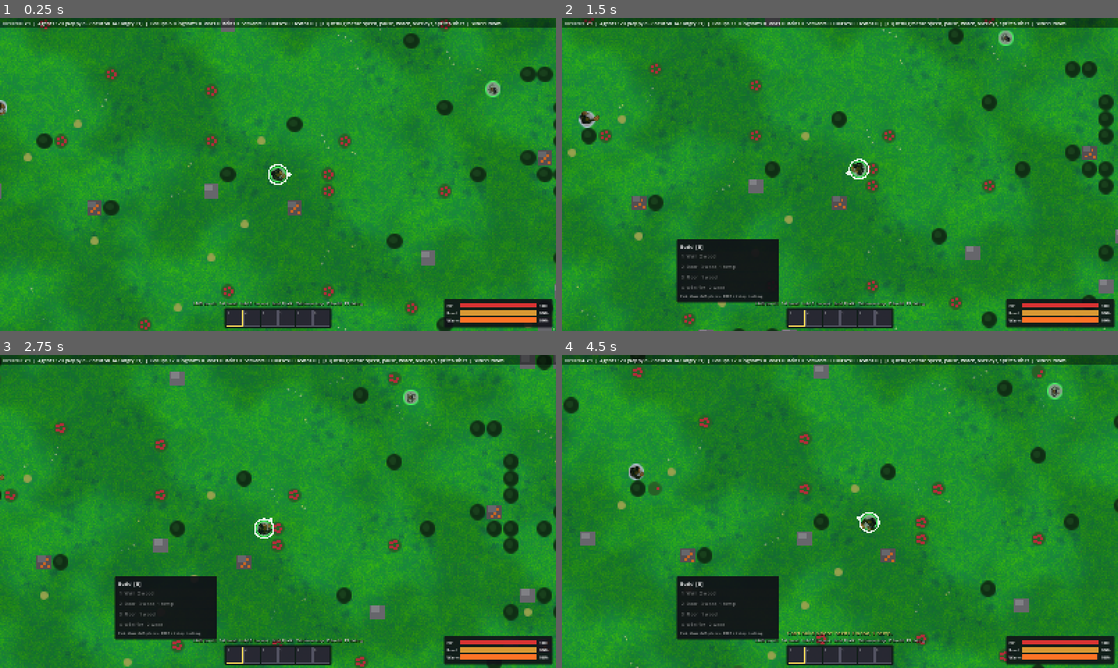
Above: before the commit, frames 1-4 (two rows, left to right).
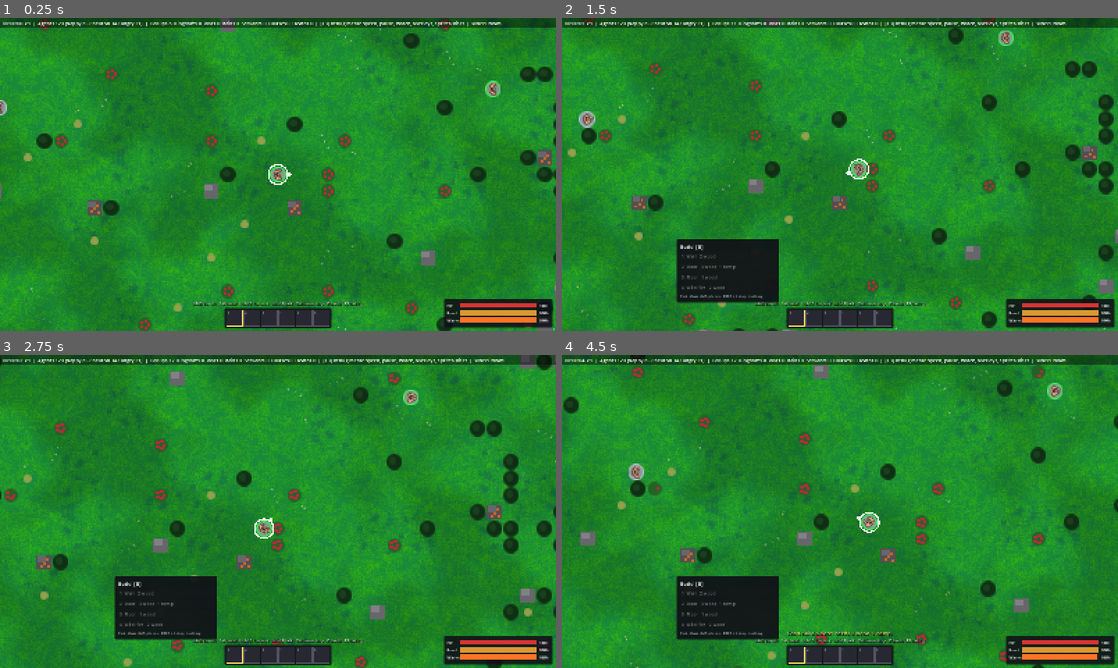
Above: after the commit, the same moments.

Repository: Blortlett/ColonySurvival
Game: Godot game, scene res://main.tscn
Same seed, same stepped clock (60 frames per second), same inputs: the game is played once before the commit and once after it.
Inputs (mouse positions are in pixels of both pictures, inside the frame that each line leads up to):
- Up to frame 1 (0.25 s): no input
- Up to frame 2 (1.5 s): tap Enter at 0.5 s; move the mouse to (962, 158) at 0.52 s; hold D 0.53-1.25 s; tap B at 0.6 s; click (962, 158) at 0.67 s; tap Space at 0.77 s; drag from (728, 190) to (812, 237) at 1.27 s
- Up to frame 3 (2.75 s): move the mouse to (333, 442) at 2.02 s; hold D from 2.03 s (still down); tap X at 2.1 s
- Up to frame 4 (4.5 s): release D at 2.75 s; drag from (812, 574) to (673, 464) at 2.77 s; move the mouse to (1006, 558) at 3.52 s; hold A 3.53-4.25 s; tap 2 at 3.6 s; tap Space at 3.77 s; drag from (673, 464) to (756, 433) at 4.27 s

The runs differ from the first frame. In frame 1, 0.2% of the frame differs, in the area x 0-90%, y 20-53%; in frame 2, 0.2%; in frame 3, 0.1%; in frame 4, 0.2%, in the area x 12-90%, y 9-57%.

Commit message:
Sprites are looking really good

Diff:
--- a/Main.gd
+++ b/Main.gd
@@ -65,6 +65,7 @@
 	_player = PlayerController.new()
 	add_child(_player)
 	player_layer.player = _player
+	_agents.player = _player
 	player_hud.player = _player
 	inv_ui.player = _player
 	_inv_ui = inv_ui
--- a/render/AgentLayer.gd
+++ b/render/AgentLayer.gd
@@ -2,7 +2,8 @@
 ## Agents as layered top-down sprites (Summer Roadmap §3), or the old discs.
 ##
 ## Sprites: legs turn to the movement direction (idle / walk / run by speed); the torso turns
-## to the facing (see facing_of) and plays idle, walk, run, attack, use, pain and death. All
+## to the facing (see facing_of) and plays idle, walk, run, attack, use, chop, pain and death;
+## a torso animation with an item (the axe in chop) draws it as a third sprite on top. All
 ## sprites are one MultiMesh over a packed atlas (SpriteAtlas, mapped in BodySets), so 120+
 ## agents cost one draw call. Under each agent a disc shows faction colour (grey if solo)
 ## with a mood rim; servant / leader pips, raider pennants, selection, path and labels draw
@@ -33,6 +34,7 @@
 const FLOATS := 16 # per instance: 2D transform 8, colour 4, custom 4
 
 var selected_id := -1
+var player: PlayerController = null # its E-harvest drives the body's use / chop (Main sets it)
 var show_labels := false
 var mode := Mode.AUTO
 var _font: Font
@@ -183,7 +185,7 @@
 	var turn := 1.0 - exp(-TURN_RATE * maxf(real_dt, anim_dt))
 	var n := World.agent_list.size()
 	var count := 0
-	_reserve((n + _corpses.size()) * 2)
+	_reserve(n * 3 + _corpses.size())
 	# Only agents on screen (plus a frame of margin) animate and draw; the rest just track
 	# position, hp and swings so nothing jumps when they come into view.
 	var view := _view
@@ -263,9 +265,9 @@
 		if torso == "":
 			if moving:
 				torso = legs
-			elif a.job and USE_JOBS.has(a.job.kind):
-				torso = "use"
 			else:
+				torso = _work_anim(a, st)
+			if torso == "":
 				torso = "idle"
 			if torso != st.torso_anim:
 				st.torso_t = 0.0
@@ -279,6 +281,10 @@
 		count = _put(count, a.pos, st.legs_ang + st.body.angle, la.px, col, Atlas.frame(la, st.legs_t))
 		count = _put(count, a.pos, st.torso_ang + st.body.angle, ta.px, col,
 			Atlas.frame(ta, st.torso_t, torso == "attack" and st.alt))
+		var item: Dictionary = st.body.items.get(torso, {})
+		if not item.is_empty():
+			var icol := Color.WHITE.lerp(Color(1.0, 0.25, 0.2), st.flash / FLASH_SECS) if st.flash > 0.0 else Color.WHITE
+			count = _put(count, a.pos, st.torso_ang + st.body.angle, item.px, icol, Atlas.frame(item, st.torso_t))
 	# Agents gone since last frame died (or left): leave a body.
 	if _states.size() > n:
 		for id in _states.keys():
@@ -295,6 +301,25 @@
 			_corpses.remove_at(0)
 	_mm.buffer = _buf
 	_mm.visible_instance_count = count
+
+
+## Standing still at work: chop with an axe at a tree, otherwise the two-handed gather
+## ("use") for work jobs and the player's held E; "" when not working.
+func _work_anim(a: Agent, st: AnimState) -> String:
+	var node: ResourceNode = null
+	var working := false
+	if player != null and a == player.body and player.harvest_node != null:
+		node = player.harvest_node
+		working = true
+	elif a.job and USE_JOBS.has(a.job.kind):
+		working = true
+		if a.job.kind == Job.Kind.GATHER:
+			node = a.job.node
+	if not working:
+		return ""
+	if node != null and node.type == ResourceNode.Type.TREE and a.inv.has_tool("axe") and st.body.torso.has("chop"):
+		return "chop"
+	return "use"
 
 
 func _new_state(a: Agent) -> AnimState:
--- a/render/BodySets.gd
+++ b/render/BodySets.gd
@@ -9,71 +9,48 @@
 ##   angle   - radians to add if the art doesn't face +X (e.g. -PI/2 for art facing up)
 ##   tints   - modulate colours picked per agent for variety (keep them light)
 ##   legs    - idle, walk, run
-##   torso   - idle, walk, run, attack, use, pain, death
+##   torso   - idle, walk, run, attack, use, pain, death, plus chop (axe on a tree)
 ## Each animation: sheet (path), fps, loop. Optional:
 ##   alt     - a second sheet for attack, alternated each swing (left / right punch)
 ##   stride  - legs only: cells/s at which the walk/run cycle plays at `fps` (faster feet when quicker)
+##   items   - optional: torso animation name -> {sheet} drawn over the torso with the same
+##             frame (a tool in the hands); its pixels already leave out hands and head. It
+##             takes fps and loop from that torso animation and must have as many frames
 ## A torso animation may be missing; AgentLayer falls back (pain -> idle with a red flash,
 ## use -> attack, attack -> use, walk -> run, run -> walk). idle and death must exist.
 
 const DIR := "res://art/characters/"
 
-const SETS := {
-	"player": {
-		"weight": 5,
+
+## The shared human (tools/spritekit/spritekit.py makes these sheets); one set per skin tone.
+static func _human(skin: String, weight: int) -> Dictionary:
+	var h := "human/human_"
+	return {
+		"weight": weight,
 		"scale": 1.0,
 		"angle": 0.0,
-		"tints": [Color(1, 1, 1), Color(0.85, 0.95, 1.1), Color(1.1, 0.95, 0.85), Color(0.9, 1.05, 0.9), Color(1.15, 1.15, 1.15)],
+		"tints": [Color(1, 1, 1)],
 		"legs": {
-			"idle": {"sheet": "player/player_legs_idle_Sheet.png", "fps": 1, "loop": true},
-			"walk": {"sheet": "player/player_legs_walk_Sheet.png", "fps": 10, "loop": true, "stride": 3.0},
-			"run": {"sheet": "player/player_legs_run_Sheet.png", "fps": 12, "loop": true, "stride": 3.6},
+			"idle": {"sheet": h + "legs_idle_%s_Sheet.png" % skin, "fps": 1, "loop": true},
+			"walk": {"sheet": h + "legs_walk_%s_Sheet.png" % skin, "fps": 10, "loop": true, "stride": 3.0},
+			"run": {"sheet": h + "legs_walk_%s_Sheet.png" % skin, "fps": 12, "loop": true, "stride": 3.6},
 		},
 		"torso": {
-			"idle": {"sheet": "player/player_idle_unarmed_Sheet.png", "fps": 1, "loop": true},
-			"walk": {"sheet": "player/player_run_unarmed_Sheet.png", "fps": 8, "loop": true},
-			"run": {"sheet": "player/player_run_unarmed_Sheet.png", "fps": 12, "loop": true},
-			"attack": {"sheet": "player/player_unarmed_left_punch_Sheet.png", "alt": "player/player_unarmed_right_punch_Sheet.png", "fps": 14, "loop": false},
-			"use": {"sheet": "player/player_use_Sheet.png", "fps": 5, "loop": true},
-			"death": {"sheet": "player/player_death_Sheet.png", "fps": 8, "loop": false},
+			"idle": {"sheet": h + "body_idle_%s_Sheet.png" % skin, "fps": 1, "loop": true},
+			"walk": {"sheet": h + "body_walk_%s_Sheet.png" % skin, "fps": 10, "loop": true},
+			"run": {"sheet": h + "body_walk_%s_Sheet.png" % skin, "fps": 14, "loop": true},
+			"attack": {"sheet": h + "body_punch_right_%s_Sheet.png" % skin, "alt": h + "body_punch_left_%s_Sheet.png" % skin, "fps": 14, "loop": false},
+			"use": {"sheet": h + "body_gather_%s_Sheet.png" % skin, "fps": 9, "loop": true},
+			"chop": {"sheet": h + "body_axe_swing_%s_Sheet.png" % skin, "fps": 10, "loop": true},
+			"death": {"sheet": h + "body_death_%s_Sheet.png" % skin, "fps": 8, "loop": false},
 		},
-	},
-	"scientist": {
-		"weight": 4,
-		"scale": 1.0,
-		"angle": 0.0,
-		"tints": [Color(1, 1, 1), Color(0.8, 0.85, 1.0), Color(1.0, 0.9, 0.75), Color(0.8, 0.95, 0.8), Color(0.7, 0.7, 0.75)],
-		"legs": {
-			"idle": {"sheet": "scientist/npc_scientist_legs_idle_Sheet.png", "fps": 1, "loop": true},
-			"walk": {"sheet": "scientist/npc_scientist_legs_walk_Sheet.png", "fps": 10, "loop": true, "stride": 3.0},
-			"run": {"sheet": "scientist/npc_scientist_legs_run_Sheet.png", "fps": 12, "loop": true, "stride": 3.6},
+		"items": {
+			"chop": {"sheet": "human/item_axe_swing_Sheet.png"},
 		},
-		"torso": {
-			"idle": {"sheet": "scientist/npc_scientist_idle_Sheet.png", "fps": 4, "loop": true},
-			"walk": {"sheet": "scientist/npc_scientist_walk_Sheet.png", "fps": 10, "loop": true},
-			"run": {"sheet": "scientist/npc_scientist_run_Sheet.png", "fps": 12, "loop": true},
-			"use": {"sheet": "scientist/npc_scientist_use_Sheet.png", "fps": 5, "loop": true},
-			"pain": {"sheet": "scientist/npc_scientist_pain_Sheet.png", "fps": 12, "loop": false},
-			"death": {"sheet": "scientist/npc_scientist_death_Sheet.png", "fps": 8, "loop": false},
-		},
-	},
-	"brute": {
-		"weight": 2,
-		"scale": 1.0,
-		"angle": 0.0,
-		"tints": [Color(1, 1, 1), Color(1.1, 0.95, 0.8), Color(0.85, 0.9, 1.1), Color(0.95, 0.8, 0.8)],
-		"legs": {
-			"idle": {"sheet": "brute/enemy_legs_idle_Sheet.png", "fps": 1, "loop": true},
-			"walk": {"sheet": "brute/enemy_legs_walk_Sheet.png", "fps": 10, "loop": true, "stride": 3.0},
-			"run": {"sheet": "brute/enemy_legs_run_Sheet.png", "fps": 12, "loop": true, "stride": 3.6},
-		},
-		"torso": {
-			"idle": {"sheet": "brute/enemy_idle_Sheet.png", "fps": 4, "loop": true},
-			"walk": {"sheet": "brute/enemy_walk_Sheet.png", "fps": 10, "loop": true},
-			"run": {"sheet": "brute/enemy_run_Sheet.png", "fps": 12, "loop": true},
-			"attack": {"sheet": "brute/enemy_attack_Sheet.png", "fps": 16, "loop": false},
-			"pain": {"sheet": "brute/enemy_pain_Sheet.png", "fps": 12, "loop": false},
-			"death": {"sheet": "brute/enemy_death_Sheet.png", "fps": 8, "loop": false},
-		},
-	},
+	}
+
+
+static var SETS := {
+	"human_light": _human("light", 1),
+	"human_dark": _human("dark", 1),
 }
--- a/render/SpriteAtlas.gd
+++ b/render/SpriteAtlas.gd
@@ -5,7 +5,8 @@
 ##
 ## Compiled anim: {"uv": Array[Vector4] (u, v, w, h per frame), "fps", "loop", "px" (frame
 ## size in world px), "alt": Array[Vector4] or [], "stride" (0 = fixed rate)}.
-## Compiled set: {"name", "weight", "angle", "tints", "legs": {idle, walk, run}, "torso": {...}}.
+## Compiled set: {"name", "weight", "angle", "tints", "legs": {idle, walk, run}, "torso": {...},
+## "items": {torso anim name -> anim drawn over it}}.
 
 const BodySets := preload("res://render/BodySets.gd")
 
@@ -22,8 +23,8 @@
 	# 1. Load every distinct sheet.
 	var paths: Array[String] = []
 	for s in BodySets.SETS.values():
-		for part in ["legs", "torso"]:
-			for anim in s[part].values():
+		for part in ["legs", "torso", "items"]:
+			for anim in s.get(part, {}).values():
 				for key in ["sheet", "alt"]:
 					if anim.has(key) and not paths.has(anim[key]):
 						paths.append(anim[key])
@@ -55,13 +56,20 @@
 	for set_name in BodySets.SETS:
 		var s: Dictionary = BodySets.SETS[set_name]
 		var c := {"name": set_name, "weight": int(s.get("weight", 1)), "angle": float(s.get("angle", 0.0)),
-			"tints": s.get("tints", [Color.WHITE]), "legs": {}, "torso": {}}
+			"tints": s.get("tints", [Color.WHITE]), "legs": {}, "torso": {}, "items": {}}
 		var scale: float = s.get("scale", 1.0)
-		for part in ["legs", "torso"]:
-			for anim_name in s[part]:
+		for part in ["legs", "torso", "items"]:
+			for anim_name in s.get(part, {}):
 				c[part][anim_name] = _compile(s[part][anim_name], images, rows, size, scale)
 		var t: Dictionary = c.torso
 		var l: Dictionary = c.legs
+		# An item plays frame-for-frame with its torso animation: same rate, same looping.
+		for anim_name in c.items:
+			assert(t.has(anim_name), "BodySets %s: item %s has no torso animation" % [set_name, anim_name])
+			var it: Dictionary = c.items[anim_name]
+			assert(it.uv.size() == t[anim_name].uv.size(), "BodySets %s: item %s frame count differs from the torso" % [set_name, anim_name])
+			it.fps = t[anim_name].fps
+			it.loop = t[anim_name].loop
 		assert(t.has("idle") and t.has("death") and l.has("idle"), "BodySets %s needs torso idle/death and legs idle" % set_name)
 		for pair in [["walk", "run"], ["run", "walk"], ["walk", "idle"], ["run", "idle"]]:
 			if not t.has(pair[0]) and t.has(pair[1]):
Not shown, added: art/characters/human/human_body_axe_idle_dark_Sheet.png.import
Not shown, added: art/characters/human/human_body_axe_idle_light_Sheet.png.import
Not shown, added: art/characters/human/human_body_axe_swing_dark_Sheet.png.import
Not shown, added: art/characters/human/human_body_axe_swing_light_Sheet.png.import
Binary file added: art/characters/human/human_body_death_dark_Sheet.png
Not shown, added: art/characters/human/human_body_death_dark_Sheet.png.import
Binary file added: art/characters/human/human_body_death_light_Sheet.png
Not shown, added: art/characters/human/human_body_death_light_Sheet.png.import
Not shown, added: art/characters/human/human_body_gather_dark_Sheet.png.import
Not shown, added: art/characters/human/human_body_gather_light_Sheet.png.import
Not shown, added: art/characters/human/human_body_idle_dark_Sheet.png.import
Not shown, added: art/characters/human/human_body_idle_light_Sheet.png.import
(and 18 more such lines)
